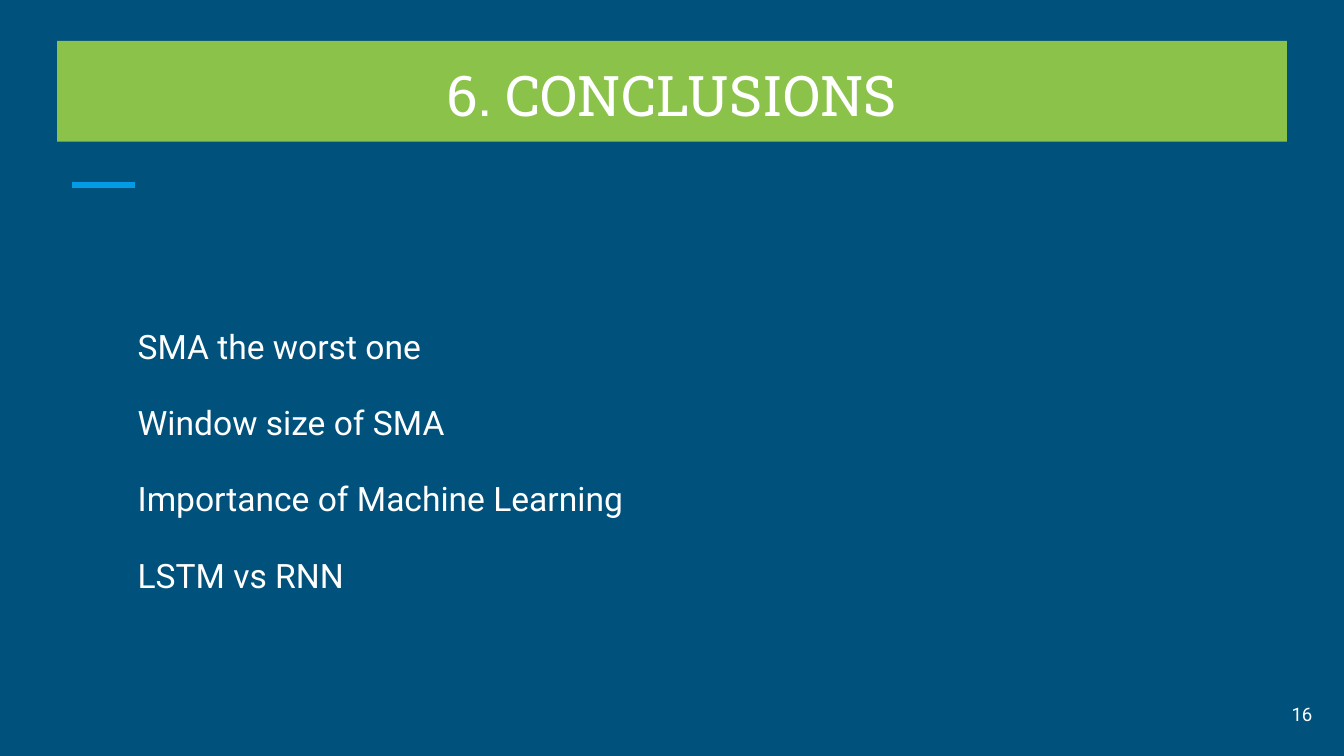
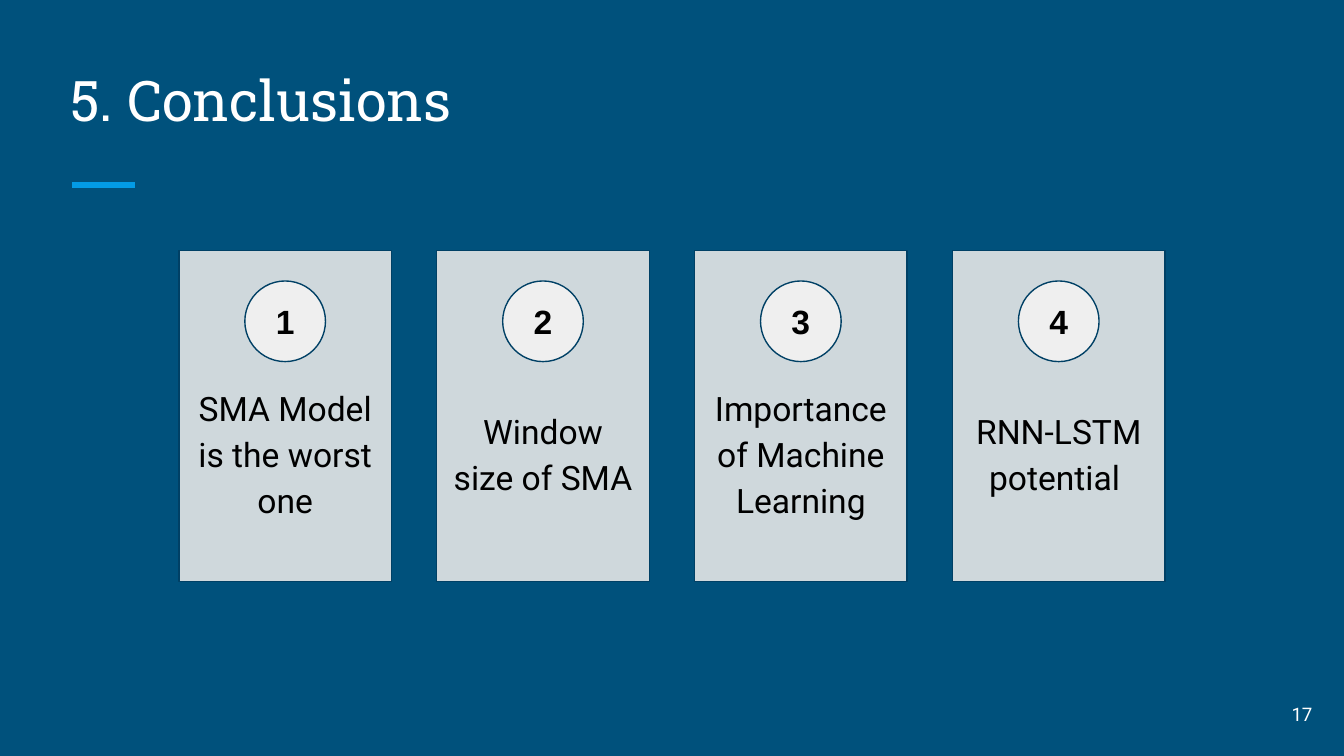
Before and after one commit to ferriitoo/CS584-Machine-Learning, a slide deck: slide 17 of project/CS584-ML-Project.pptx (slide 16 before the commit). Drawn at 1344x756 pixels with LibreOffice and Linux fonts; fonts in the diff are those of the drawing. Boxes give left, top, right and bottom in pixels: in the first picture for what was removed or moved away, otherwise in the second. Text is boxed around its words. In the diff, an @@ line names an element or a change of style, - is before the commit and + after.

```diff
--- a/project/CS584-ML-Project.pptx
+++ b/project/CS584-ML-Project.pptx
@@ title "5. Conclusions": place and size @@
-title "5. Conclusions" at [56,40,1286,141]
+title "5. Conclusions" at [70,78,451,122]
@@ title "5. Conclusions" at [70,78,451,122]: fill #8BC34A to none @@
@@ title at [70,78,451,122]: text changed @@
-6. CONCLUSIONS
+5. Conclusions
@@ rectangle added at [179,250,391,581], fill #CFD8DC, outline #004065 0.75 pt, 18 pt, text #000000 @@
+SMA Model is the worst one
@@ rectangle added at [437,250,649,581], fill #CFD8DC, outline #004065 0.75 pt, 18 pt, text #000000 @@
+Window size of SMA
@@ rectangle added at [695,250,907,581], fill #CFD8DC, outline #004065 0.75 pt, 18 pt, text #000000 @@
+Importance of Machine Learning
@@ rectangle added at [953,250,1165,581], fill #CFD8DC, outline #004065 0.75 pt, 18 pt, text #000000 @@
+RNN-LSTM potential
@@ ellipse added at [245,281,325,362], fill #EFEFEF, outline #004065 0.75 pt, 18 pt, text #000000, bold @@
+1
@@ ellipse added at [503,281,583,362], fill #EFEFEF, outline #004065 0.75 pt, 18 pt, text #000000, bold @@
+2
@@ ellipse added at [761,281,841,362], fill #EFEFEF, outline #004065 0.75 pt, 18 pt, text #000000, bold @@
+3
@@ ellipse added at [1019,281,1099,362], fill #EFEFEF, outline #004065 0.75 pt, 18 pt, text #000000, bold @@
+4
@@ text removed at [138,333,623,589] @@
-SMA the worst one
-Window size of SMA
-Importance of Machine Learning
-LSTM vs RNN
@@ page number at [1292,707,1313,721]: text changed @@
-16
+17
```
Also in this commit, not shown: 9 other slides changed, 8 slides added, 6 slides removed, 1 other file.
